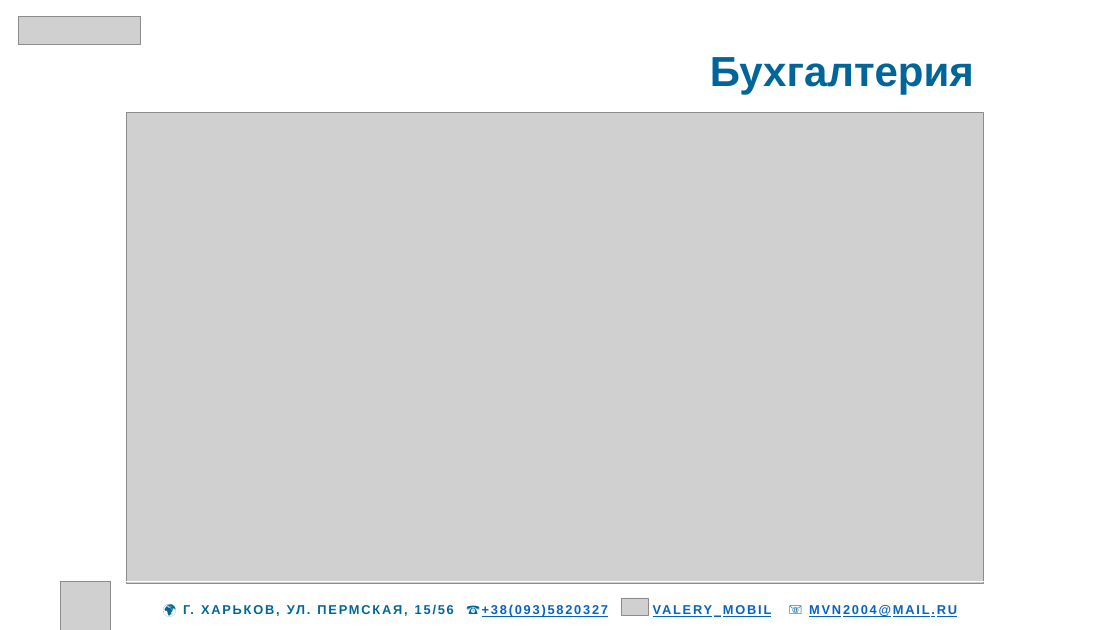
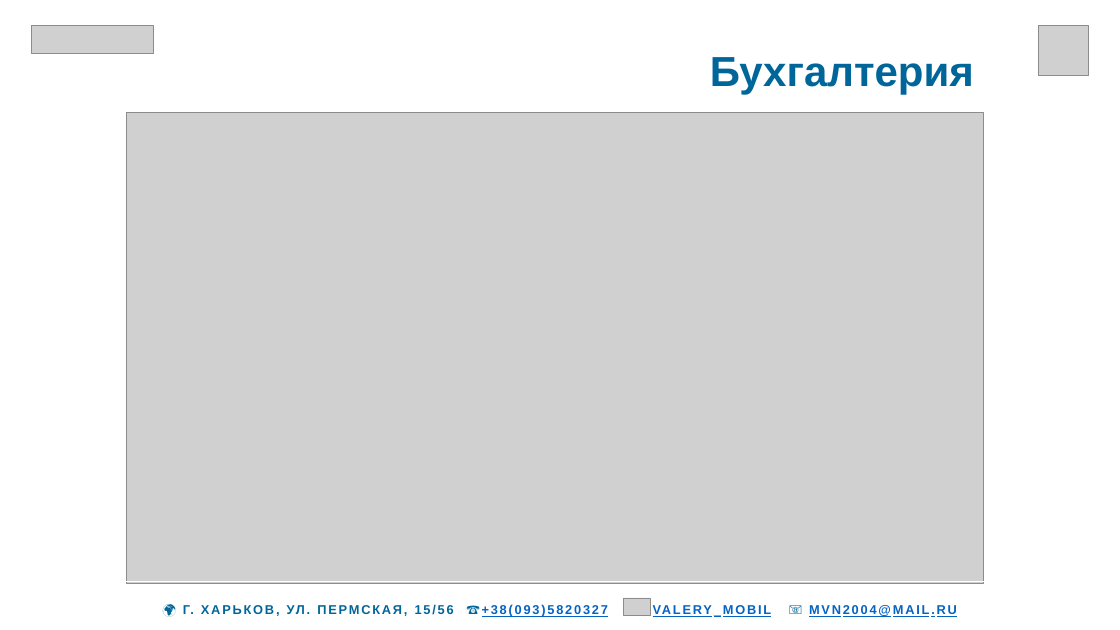
Before and after one commit to mvn2004/idp, a slide deck: slide 6 of files/Development1CAVEC.pptx. Drawn at 1120x630 pixels with LibreOffice and Linux fonts; fonts in the diff are those of the drawing; grey boxes stand for pictures. Boxes give left, top, right and bottom in pixels: in the first picture for what was removed or moved away, otherwise in the second. Text is boxed around its words. In the diff, an @@ line names an element or a change of style, - is before the commit and + after.

```diff
--- a/files/Development1CAVEC.pptx
+++ b/files/Development1CAVEC.pptx
@@ picture: place and size @@
-picture at box(18, 17, 140, 45)
+picture at box(32, 25, 154, 53)
@@ picture: place and size @@
-picture at box(60, 581, 110, 630)
+picture at box(1038, 25, 1089, 76)
@@ table at box(0, 581, 1120, 630) @@
@@ list level 2 to 1 in "🌍 Г. ХАРЬКОВ, УЛ. ПЕРМСКАЯ, ..." @@
@@ table: place and size @@
-table at box(60, 581, 1018, 630)
+table at box(0, 581, 1120, 630)
```
Also in this commit, not shown: 8 other slides changed, 1 other file.
